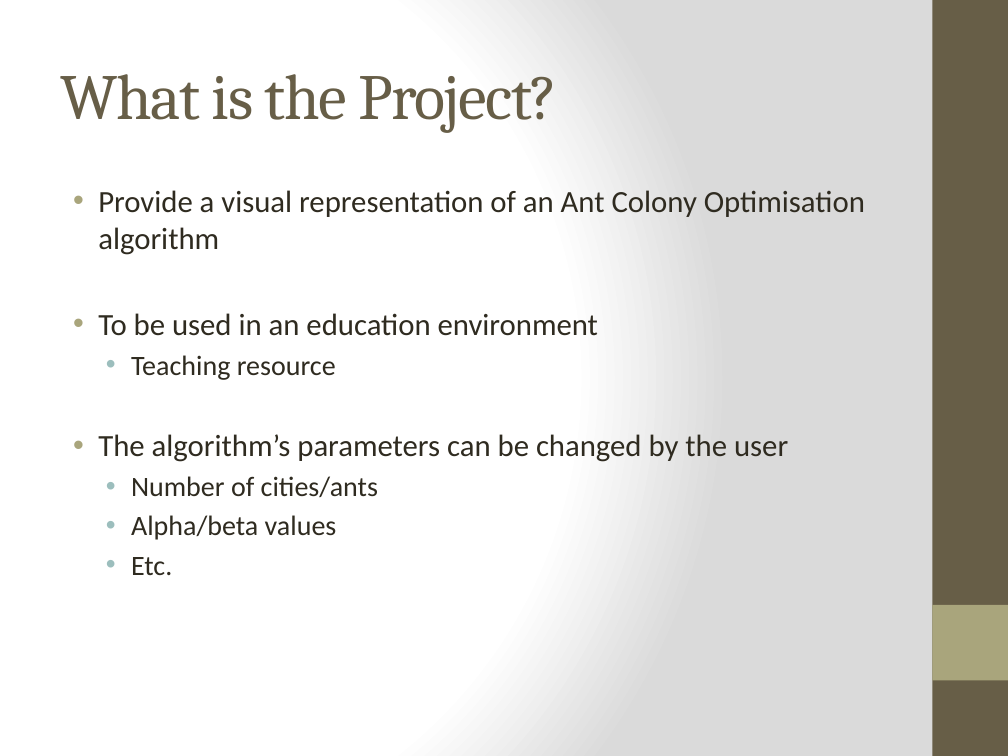
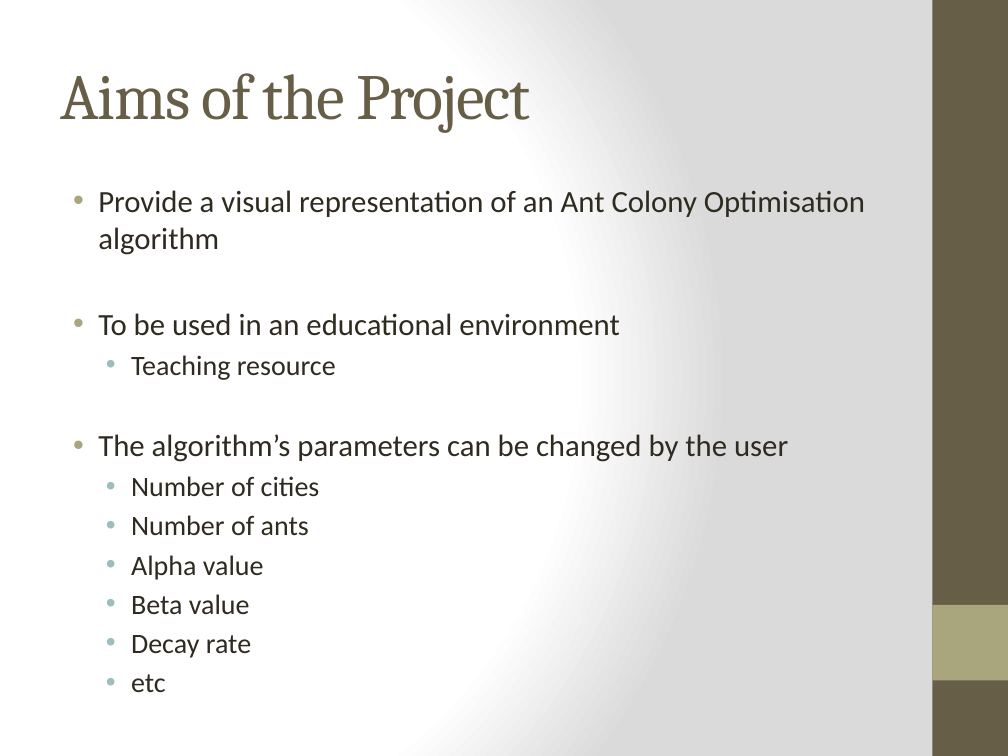
Before and after one commit to cedw93/ACO-DISS-TSP, a slide deck: slide 2 of mid term demo/ACO-mid-term-presentation.pptx. Drawn at 1008x756 pixels with LibreOffice and Linux fonts; fonts in the diff are those of the drawing. Boxes give left, top, right and bottom in pixels: in the first picture for what was removed or moved away, otherwise in the second. Text is boxed around its words. In the diff, an @@ line names an element or a change of style, - is before the commit and + after.

```diff
--- a/mid term demo/ACO-mid-term-presentation.pptx
+++ b/mid term demo/ACO-mid-term-presentation.pptx
@@ title at (60, 73, 530, 133): text changed @@
-What is the Project?
+Aims of the Project
@@ text at (98, 313, 619, 336): text changed @@
-• To be used in an education environment
+• To be used in an educational environment
@@ text at (131, 476, 320, 692): text changed @@
-  • Number of cities/ants
-  • Alpha/beta values
-  • Etc.
+  • Number of cities
+  • Number of ants
+  • Alpha value
+  • Beta value
+  • Decay rate
+  • etc
```
Also in this commit, not shown: 7 other slides changed, 1 slide removed, 1 other file.
